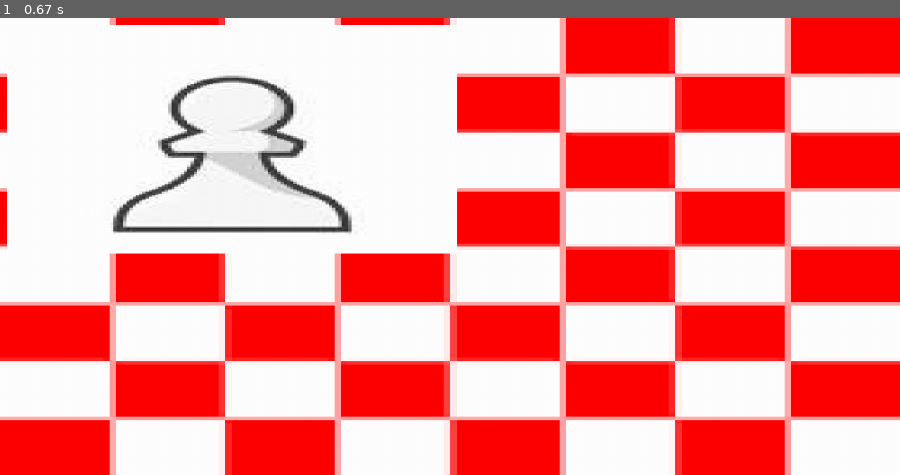
Above: before the commit, frame 1.
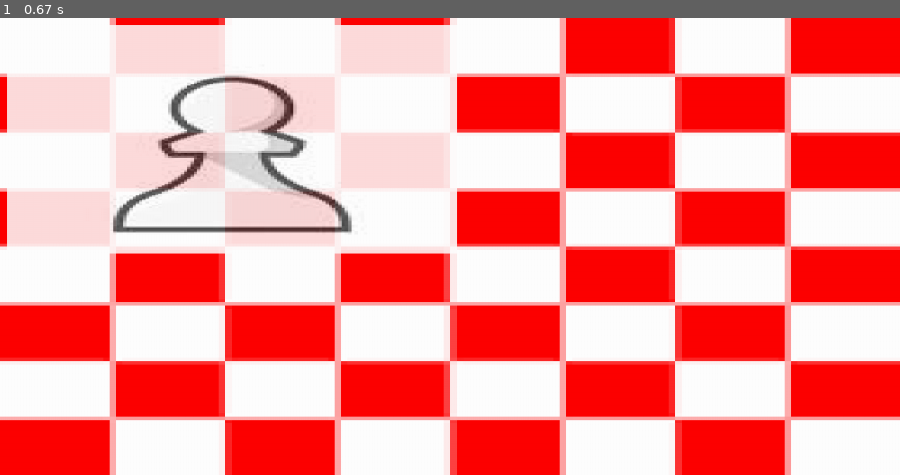
Above: after the commit, the same moment.

Repository: FizzyKing6002/App-Game-Designer-using-Pygame
Game: pygame game, started from projectEditor.py
Two runs of this game, one before a commit and one after it. Both use one fixed random seed, a clock stepped at 60 frames per second and the inputs below.
Inputs:
- Up to frame 1 (0.67 s): no input

The runs differ from the first frame. In frame 1, 12% of the frame differs, in the area x 0-51%, y 1-52%.

Commit message:
Bug Fix when Handling Animation Variants
Using the full name: "opacity" now works when carrying out the animation for it.

Diff:
--- a/ImportCode/objects.py
+++ b/ImportCode/objects.py
@@ -83,7 +83,7 @@
 
                 if "x" in anim[-2]:
                     i = 0
-                elif "y" in anim[-2]:
+                elif "y" in anim[-2] and not "opa" in anim[-2]:
                     i = 1
                 else:
                     if "pos" in anim[-2]:
